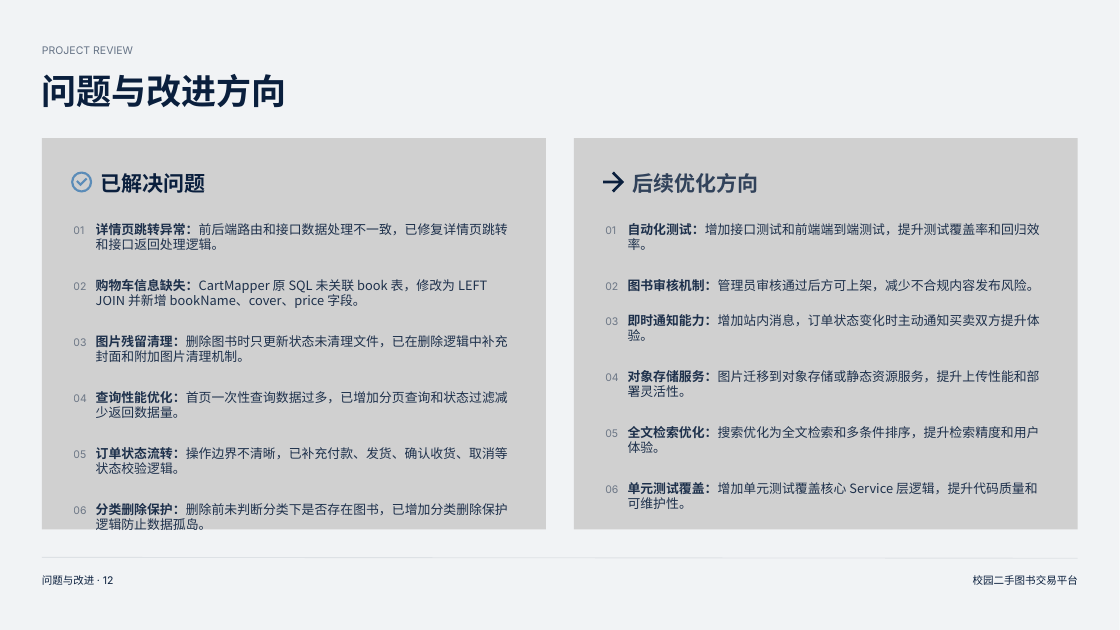
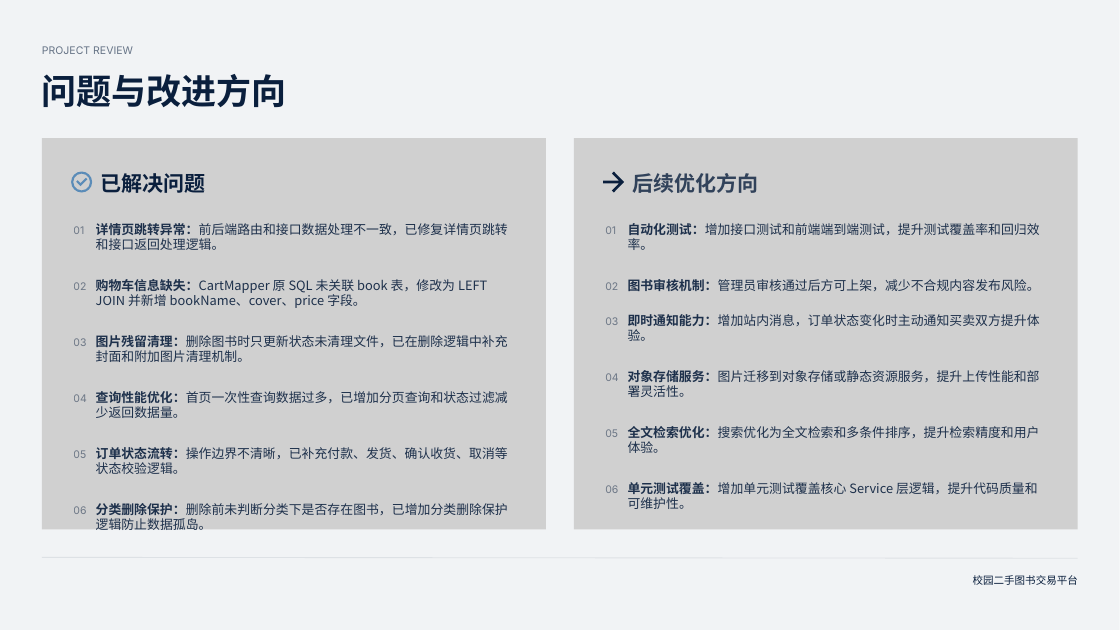
Before and after one commit to fonkin-red/campus-book-trade, a slide deck: slide 12 of docs/report/校园二手图书交易平台 - 项目结项答辩.pptx. Drawn at 1120x630 pixels with LibreOffice and Linux fonts; fonts in the diff are those of the drawing; grey boxes stand for pictures. Boxes give left, top, right and bottom in pixels: in the first picture for what was removed or moved away, otherwise in the second. Text is boxed around its words. In the diff, an @@ line names an element or a change of style, - is before the commit and + after.

```diff
--- a/docs/report/校园二手图书交易平台 - 项目结项答辩.pptx
+++ b/docs/report/校园二手图书交易平台 - 项目结项答辩.pptx
@@ text removed at (42, 575, 114, 585) @@
-问题与改进 · 12
```
Also in this commit, not shown: 8 other slides changed.
